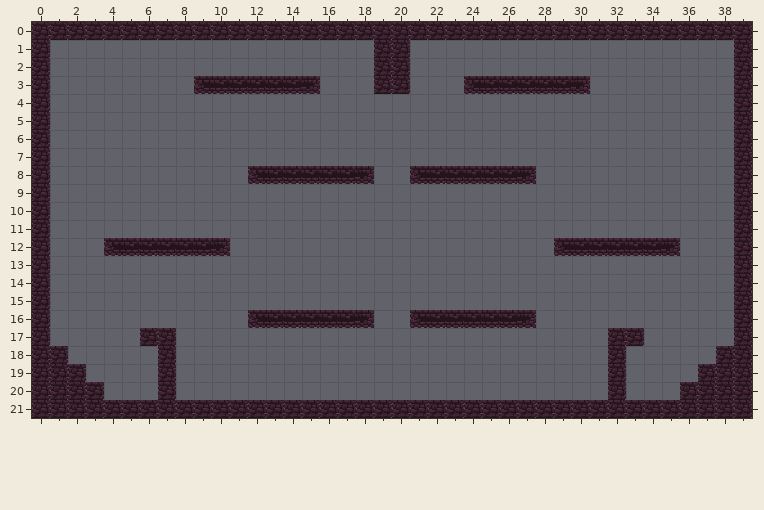
One commit to this Tiled map: regalia/assets/map/map4.tmx. Above, as it was before the edit.
Cells are 24x24 px. Shown: x 0..39, y 0..21.
Once edited:
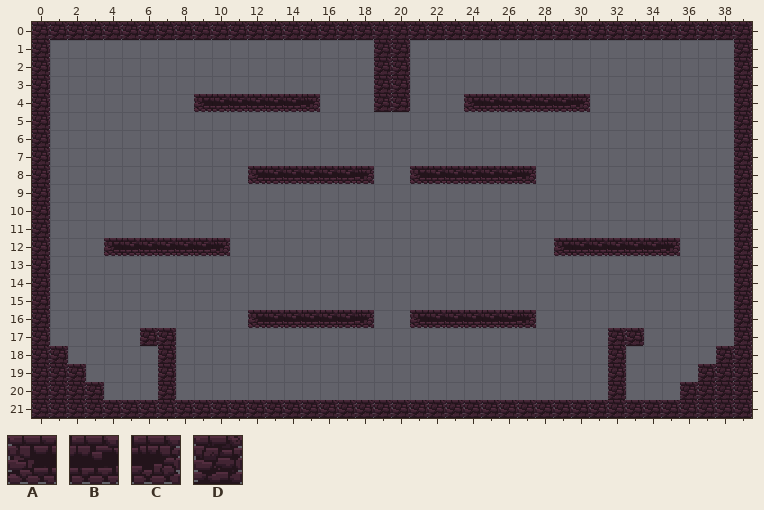
Key: from "01": A 51, B 52, C 53, D 55.
_ is an empty cell, . an unchanged one.
From old to new:
--- layer "Tile Layer 1"
@@ x 9..30 @@
- 3 ABBBBBC........ABBBBBC
- 4 _______...__..._______
+ 3 _______........_______
+ 4 ABBBBBC...DD...ABBBBBC
